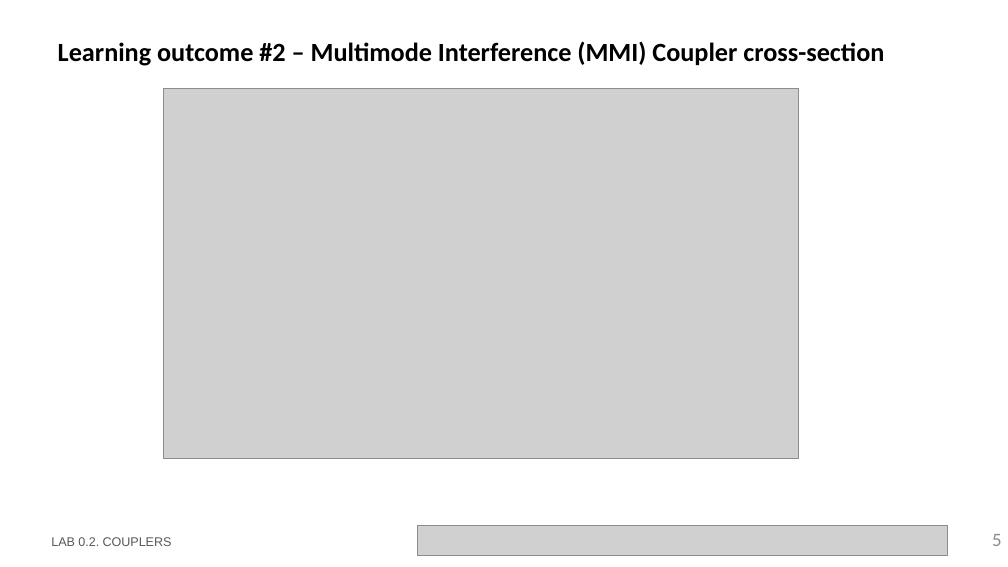
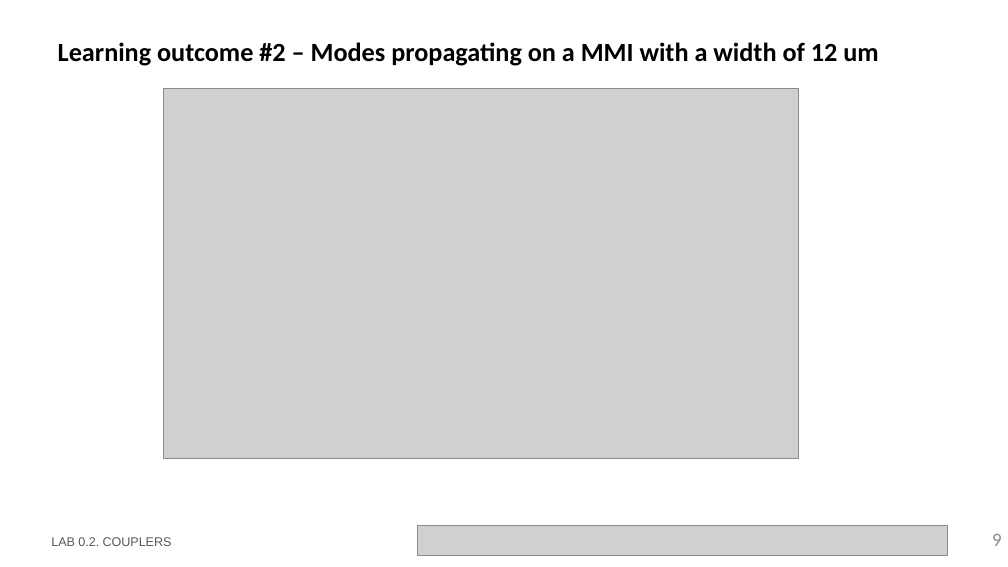
Before and after one commit to niospinamev2/pic-upv-lab0, a slide deck: slide 9 of LabBook_020.pptx (slide 5 before the commit). Drawn at 1008x567 pixels with LibreOffice and Linux fonts; fonts in the diff are those of the drawing; grey boxes stand for pictures; background and template pictures are left out. Boxes give left, top, right and bottom in pixels: in the first picture for what was removed or moved away, otherwise in the second. Text is boxed around its words. In the diff, an @@ line names an element or a change of style, - is before the commit and + after.

```diff
--- a/LabBook_020.pptx
+++ b/LabBook_020.pptx
@@ title at (x1=58, y1=42, x2=878, y2=66): text changed @@
-Learning outcome #2 – Multimode Interference (MMI) Coupler cross-section
+Learning outcome #2 – Modes propagating on a MMI with a width of 12 um
@@ page number at (x1=992, y1=534, x2=1002, y2=546): text changed @@
-5
+9
```
Also in this commit, not shown: 2 other slides changed, 4 slides added, 16 other files.
